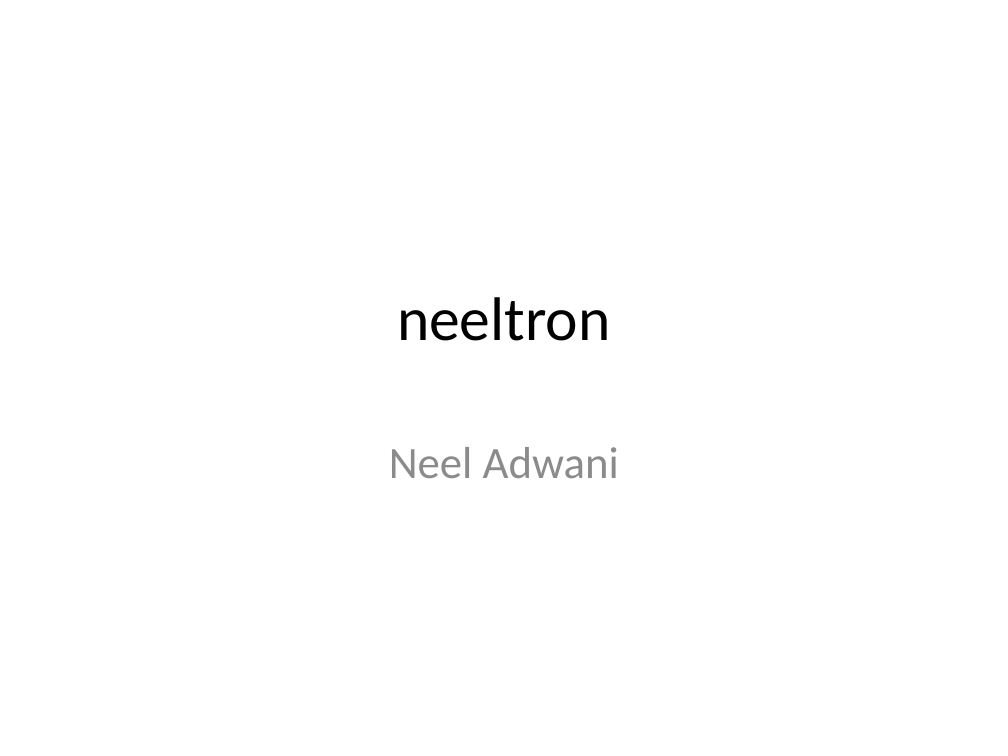
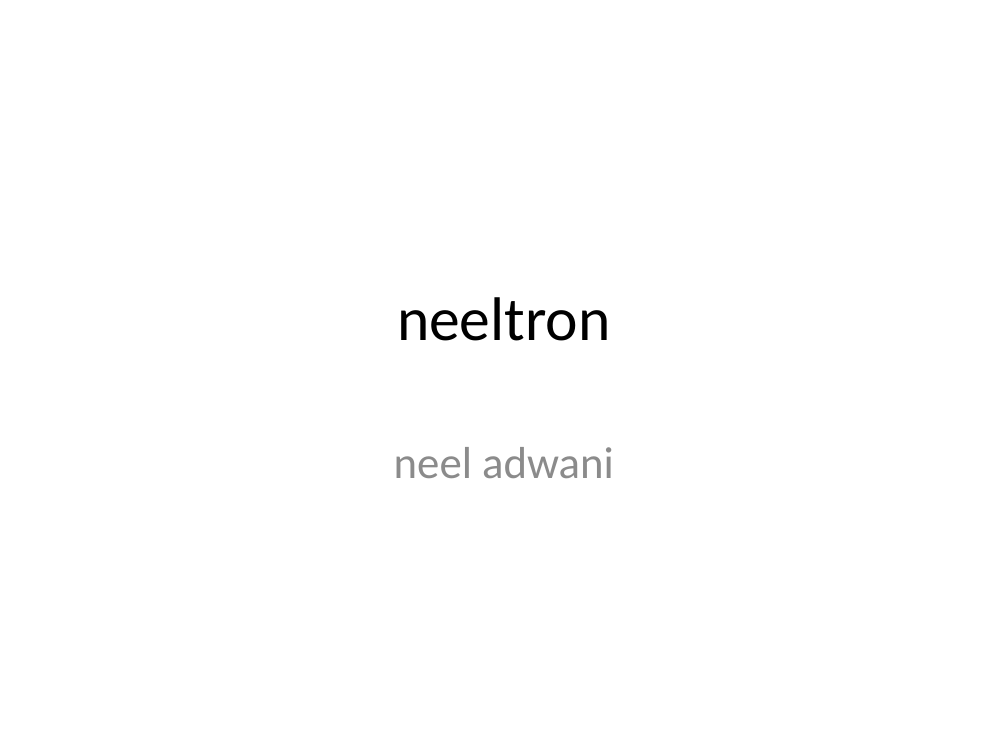
Before and after one commit to neeltron/PresentQuick, a slide deck: slide 1 of slide1.pptx. Drawn at 1008x756 pixels with LibreOffice and Linux fonts; fonts in the diff are those of the drawing. Boxes give left, top, right and bottom in pixels: in the first picture for what was removed or moved away, otherwise in the second. Text is boxed around its words. In the diff, an @@ line names an element or a change of style, - is before the commit and + after.

```diff
--- a/slide1.pptx
+++ b/slide1.pptx
@@ subtitle at (x1=394, y1=447, x2=614, y2=478): text changed @@
-Neel Adwani
+neel adwani
```
Also in this commit, not shown: 2 other slides changed, 7 slides added, 1 other file.
